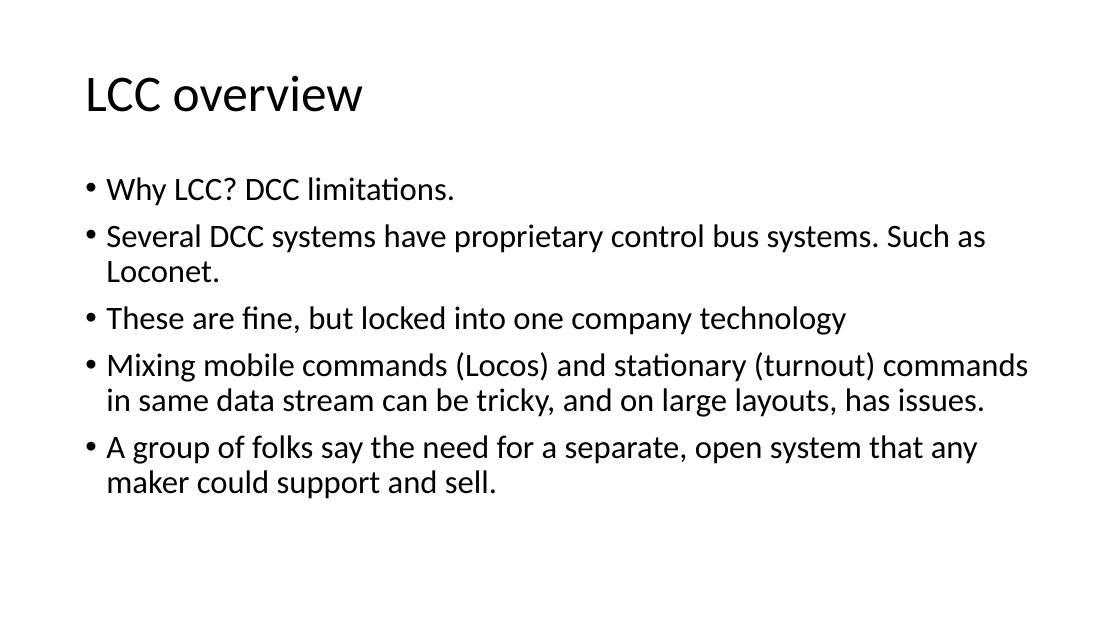
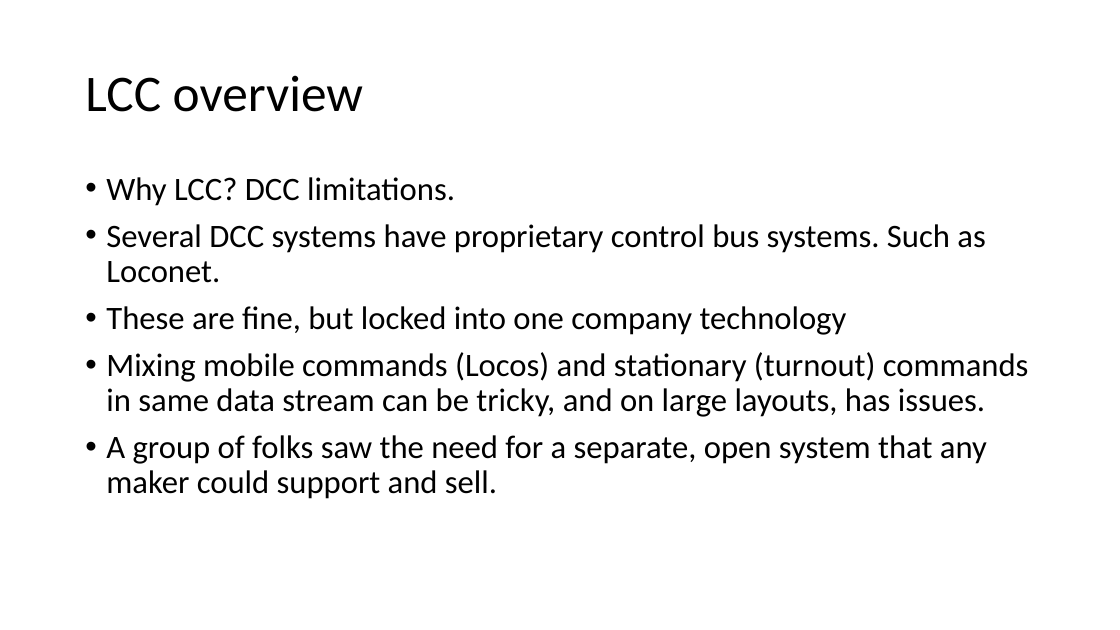
Before and after one commit to McLae/dfwtrainshows, a slide deck: slide 14 of Clinics/Standards.pptx. Drawn at 1120x630 pixels with LibreOffice and Linux fonts; fonts in the diff are those of the drawing. Boxes give left, top, right and bottom in pixels: in the first picture for what was removed or moved away, otherwise in the second. Text is boxed around its words. In the diff, an @@ line names an element or a change of style, - is before the commit and + after.

```diff
--- a/Clinics/Standards.pptx
+++ b/Clinics/Standards.pptx
@@ text at <box>106,435,987,499</box>: text changed @@
-• A group of folks say the need for a separate, open system that any maker could support and sell.
+• A group of folks saw the need for a separate, open system that any maker could support and sell.
```
Also in this commit, not shown: 3 other slides changed.
